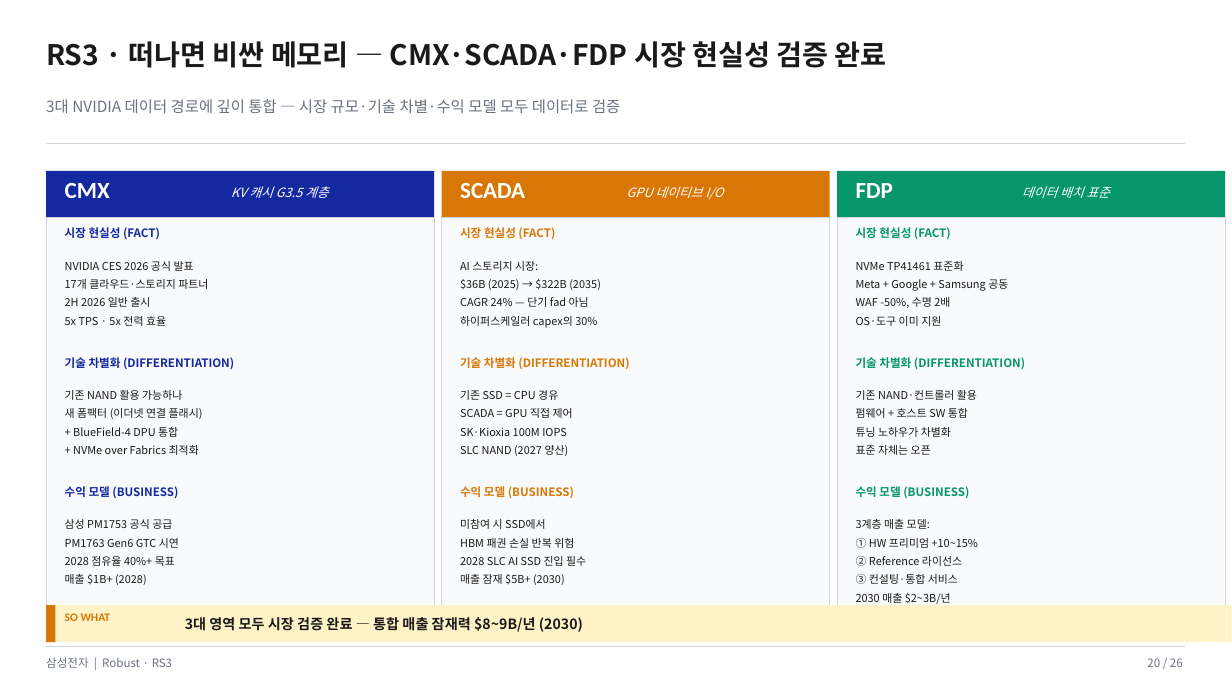
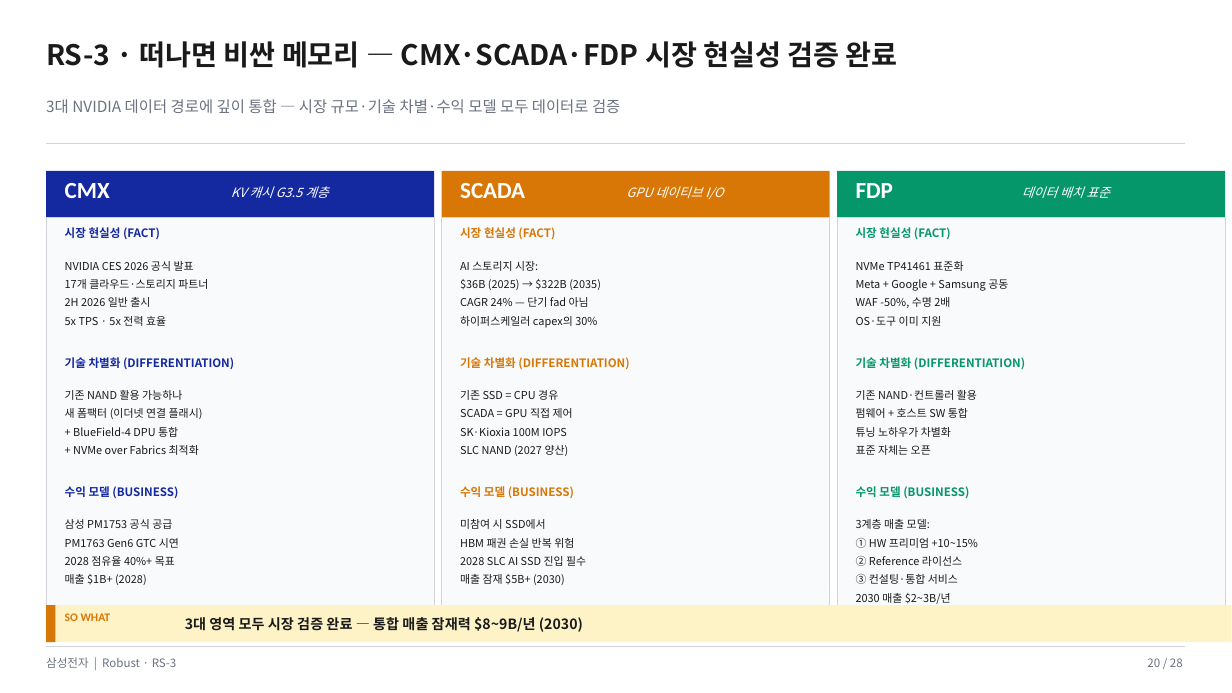
Before and after one commit to k31001/action-learning, a slide deck: slide 20 of presentation/samsung-memory-scenario-planning.pptx. Drawn at 1232x693 pixels with LibreOffice and Linux fonts; fonts in the diff are those of the drawing. Boxes give left, top, right and bottom in pixels: in the first picture for what was removed or moved away, otherwise in the second. Text is boxed around its words. In the diff, an @@ line names an element or a change of style, - is before the commit and + after.

```diff
--- a/presentation/samsung-memory-scenario-planning.pptx
+++ b/presentation/samsung-memory-scenario-planning.pptx
@@ text at <box>46,41,898,68</box>: text changed @@
-RS3 · 떠나면 비싼 메모리 — CMX·SCADA·FDP 시장 현실성 검증 완료
+RS-3 · 떠나면 비싼 메모리 — CMX·SCADA·FDP 시장 현실성 검증 완료
@@ text at <box>46,657,177,668</box>: text changed @@
-삼성전자 | Robust · RS3
+삼성전자 | Robust · RS-3
@@ text at <box>1147,658,1183,667</box>: text changed @@
-20 / 26
+20 / 28
```
Also in this commit, not shown: 24 other slides changed, 2 slides added, 12 other files.
